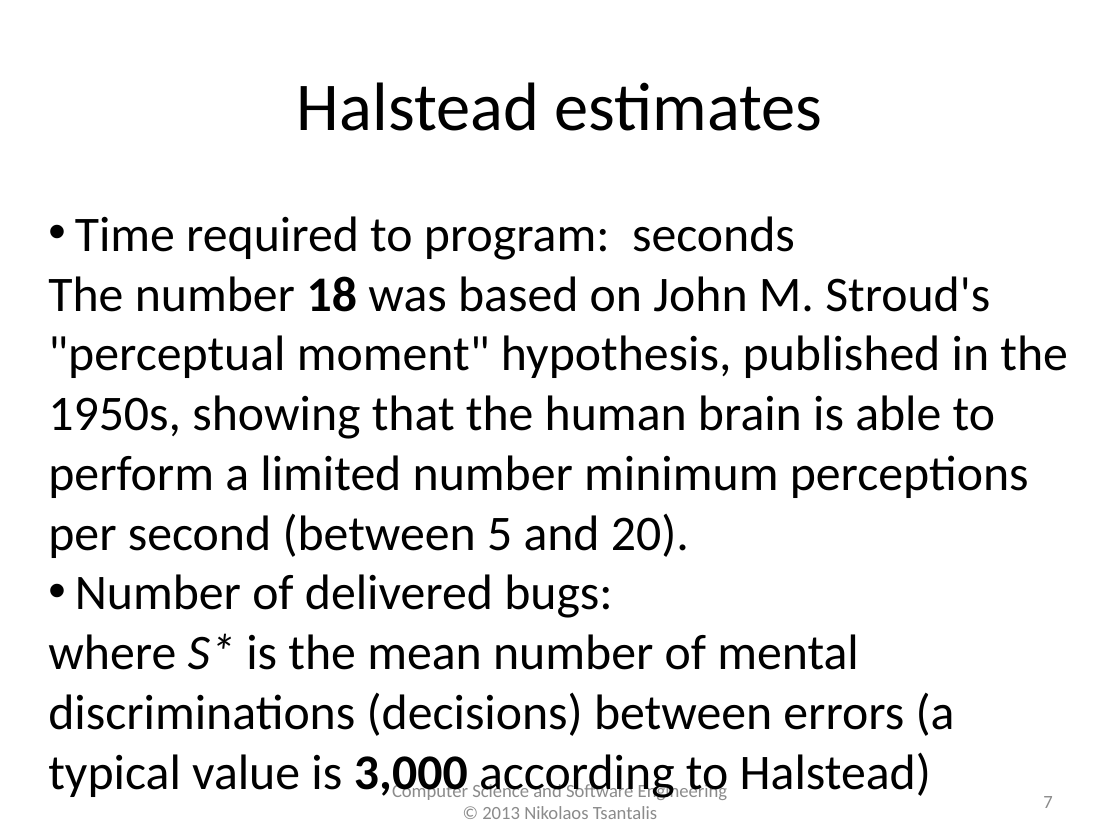
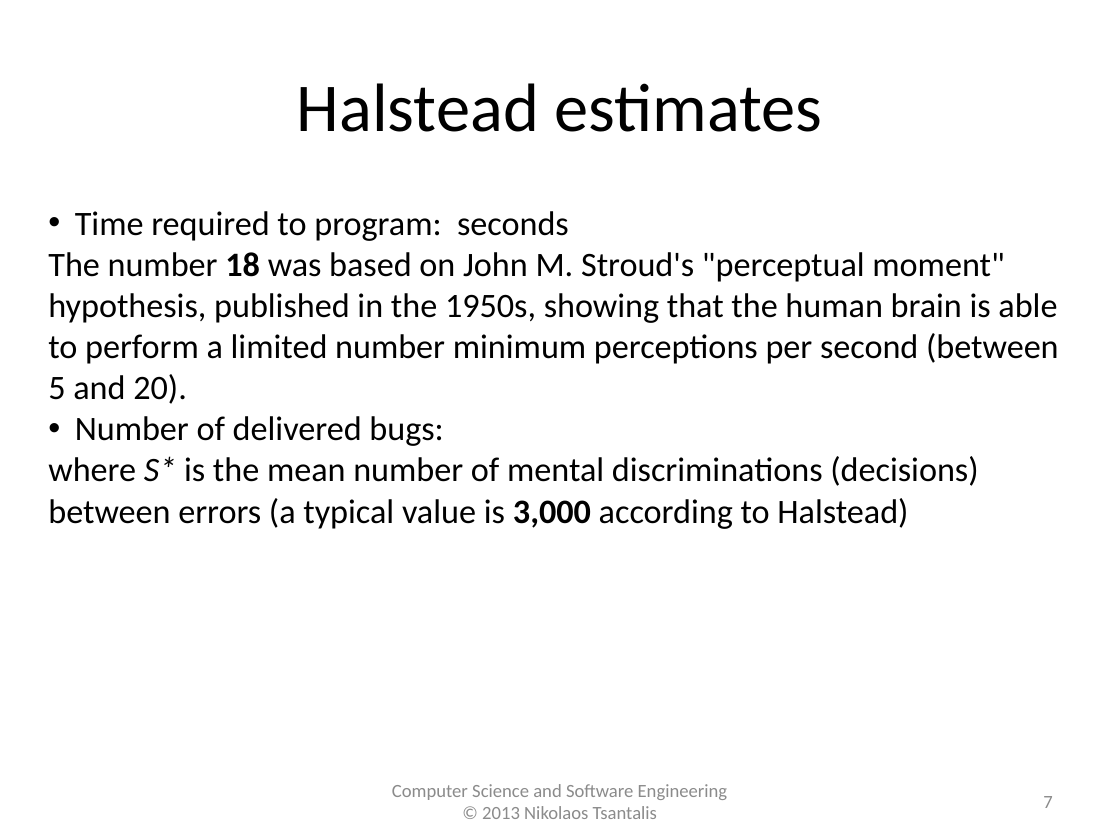
Before and after one commit to tajmilur-rahman/SOEN6611, a slide deck: slide 7 of lectures/lec2/Halstead_Complexity.pptx. Drawn at 1120x840 pixels with LibreOffice and Linux fonts; fonts in the diff are those of the drawing. Boxes give left, top, right and bottom in pixels: in the first picture for what was removed or moved away, otherwise in the second. Text is boxed around its words. In the diff, an @@ line names an element or a change of style, - is before the commit and + after.

```diff
--- a/lectures/lec2/Halstead_Complexity.pptx
+++ b/lectures/lec2/Halstead_Complexity.pptx
@@ text "Time required to program: seconds" at (48, 211, 1059, 529): size 32 to 22 pt @@
```
Also in this commit, not shown: 4 other slides changed, 3 other files.
